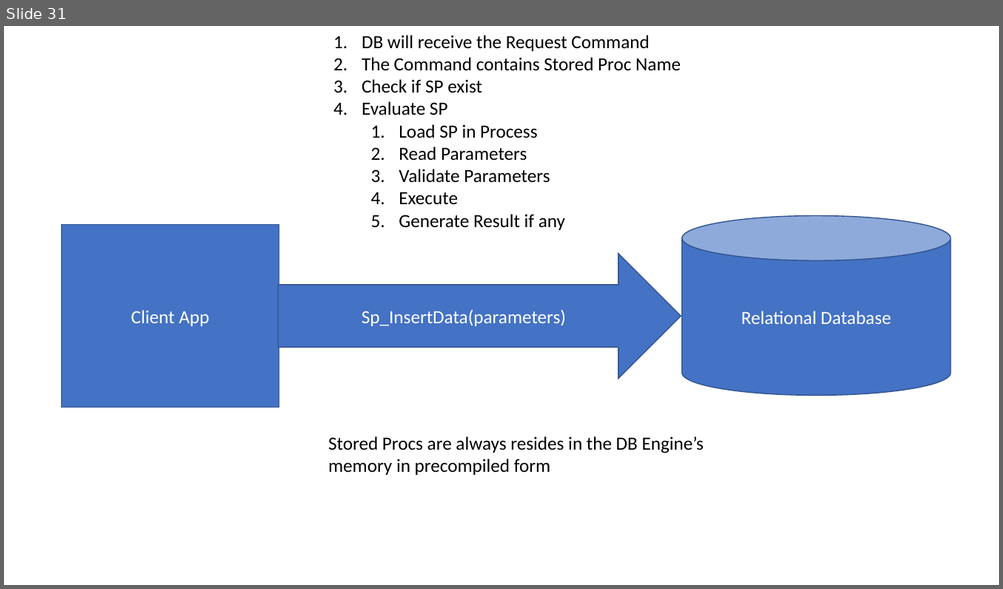
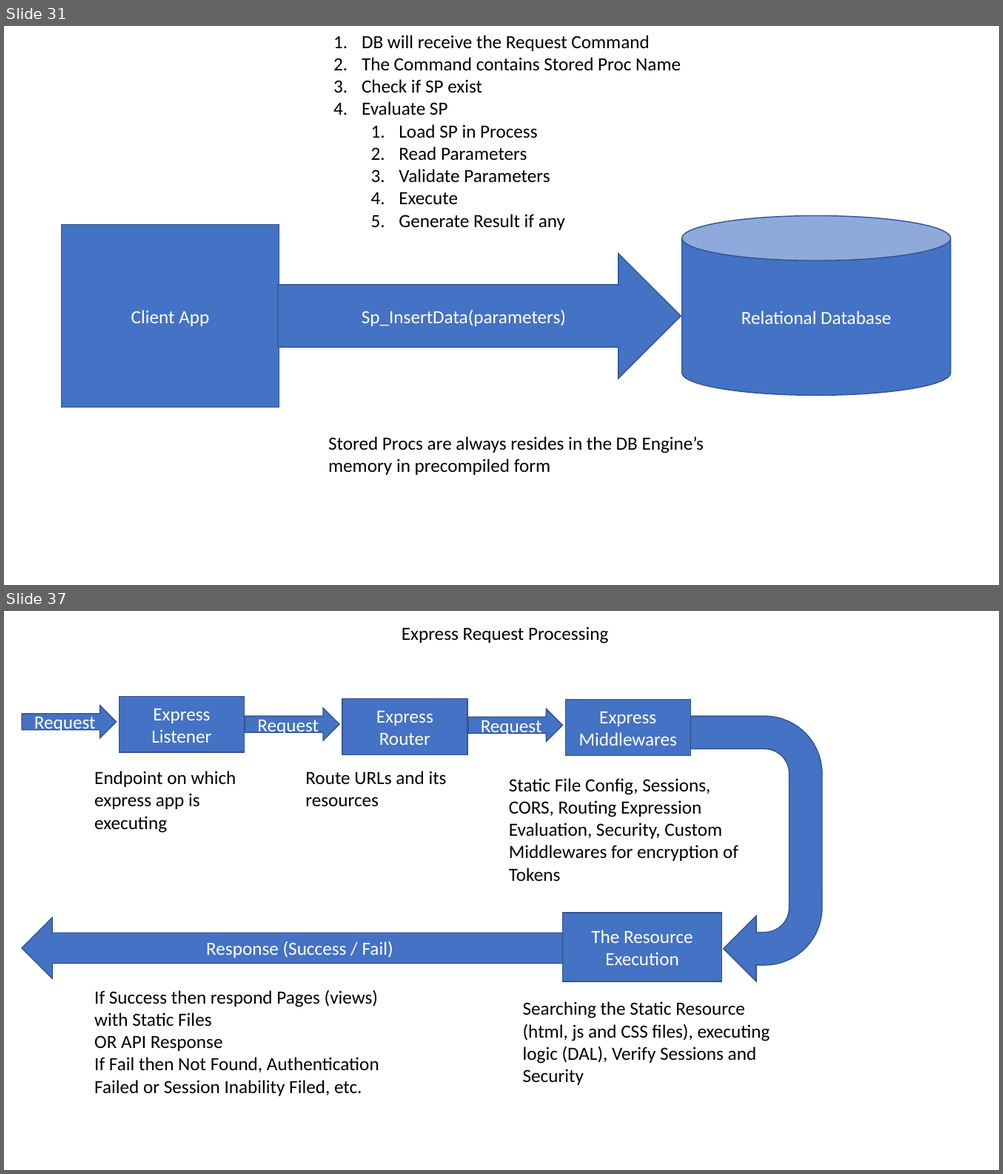
Before and after one commit to maheshsabnis/blazemarch2021, a slide deck: SpotPPTs.pptx. Shown one above the other, each under a label of ours: slide 31 before the commit, slides 31 and 37 after it; the slides between them are not shown. The pictures are 1003x589 and 1003x1174 pixels, drawn with LibreOffice and Linux fonts; fonts in the diff are those of the drawing. Boxes give left, top, right and bottom in pixels: in the first picture for what was removed or moved away, otherwise in the second. Text is boxed around its words. In the diff, an @@ line names an element or a change of style, - is before the commit and + after.

Commit message:
Express 1

```diff
--- a/SpotPPTs.pptx
+++ b/SpotPPTs.pptx
@@ slide 37 added at (4, 611, 999, 1170), background #FFFFFF @@
@@ text added at (401, 627, 608, 644), 18 pt, text #000000 @@
+Express Request Processing
@@ rectangle added at (119, 696, 244, 752), fill #4472C4, outline #325491 1 pt, 18 pt, text #FFFFFF @@
+Express Listener
@@ rectangle added at (342, 699, 467, 755), fill #4472C4, outline #325491 1 pt, 18 pt, text #FFFFFF @@
+Express Router
@@ right arrow added at (22, 706, 116, 738), fill #4472C4, outline #325491 1 pt, 18 pt, text #FFFFFF @@
+Request
@@ right arrow added at (245, 708, 340, 741), fill #4472C4, outline #325491 1 pt, 18 pt, text #FFFFFF @@
+Request
@@ right arrow added at (468, 709, 563, 741), fill #4472C4, outline #325491 1 pt, 18 pt, text #FFFFFF @@
+Request
@@ rectangle added at (565, 700, 691, 756), fill #4472C4, outline #325491 1 pt, 18 pt, text #FFFFFF @@
+Express Middlewares
@@ uturn arrow added at (691, 716, 822, 982), fill #4472C4, outline #325491 1 pt @@
@@ text added at (94, 771, 236, 833), 18 pt, text #000000 @@
+Endpoint on which express app is executing
@@ text added at (305, 771, 447, 807), 18 pt, text #000000 @@
+Route URLs and its resources
@@ text added at (509, 778, 738, 882), 18 pt, text #000000 @@
+Static File Config, Sessions, CORS, Routing Expression Evaluation, Security, Custom Middlewares for encryption of Tokens
@@ left arrow added at (22, 917, 563, 979), fill #4472C4, outline #325491 1 pt, 18 pt, text #FFFFFF @@
+Response (Success / Fail)
@@ rectangle added at (563, 913, 722, 982), fill #4472C4, outline #325491 1 pt, 18 pt, text #FFFFFF @@
+The Resource Execution
@@ text added at (94, 990, 379, 1096), 18 pt, text #000000 @@
+If Success then respond Pages (views) with Static Files
+OR API Response
+If Fail then Not Found, Authentication Failed or Session Inability Filed, etc.
@@ text added at (523, 1002, 770, 1085), 18 pt, text #000000 @@
+Searching the Static Resource (html, js and CSS files), executing logic (DAL), Verify Sessions and Security
```
Also in this commit, not shown: 5 other slides added, 16 other files.
